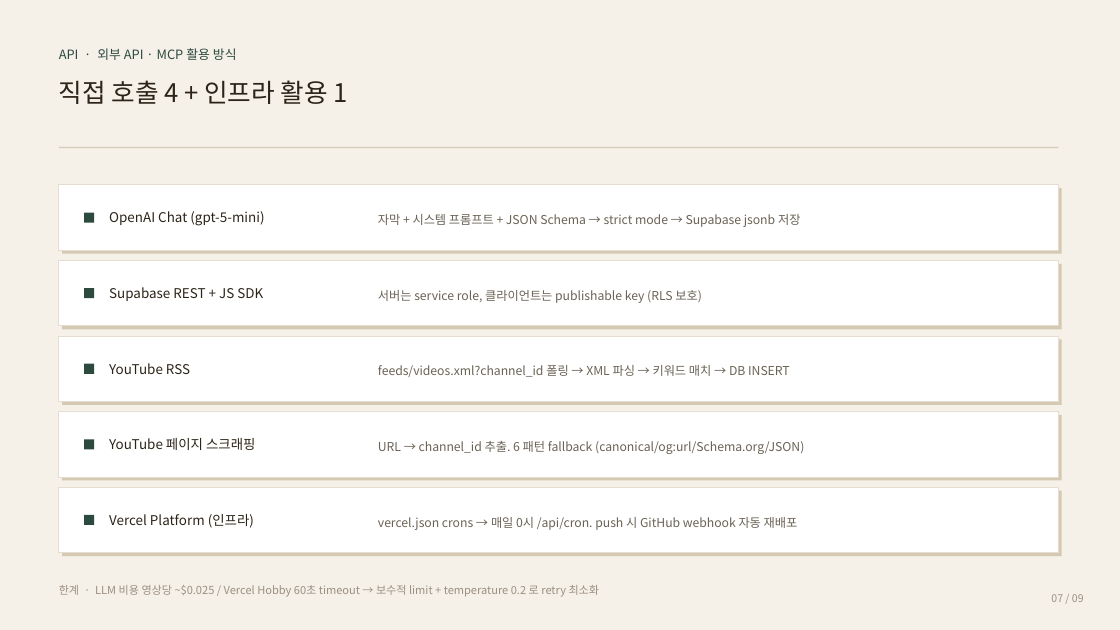
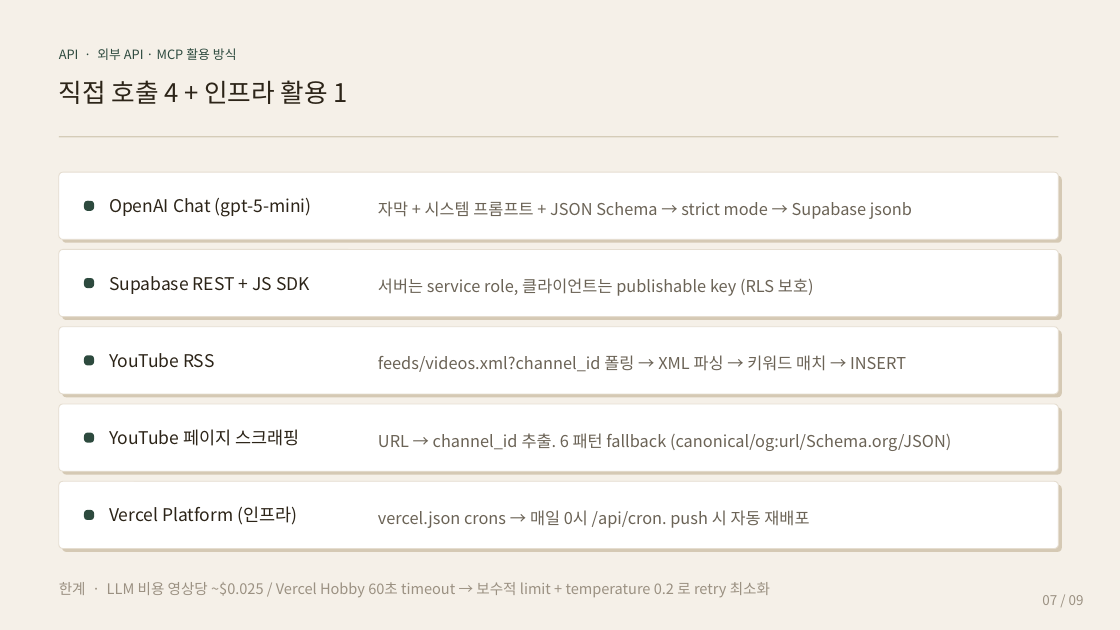
Before and after one commit to leeyongjoo9-rgb/tubebrief_mvp, a slide deck: slide 7 of 이용주-기말발표자료.pptx. Drawn at 1120x630 pixels with LibreOffice and Linux fonts; fonts in the diff are those of the drawing. Boxes give left, top, right and bottom in pixels: in the first picture for what was removed or moved away, otherwise in the second. Text is boxed around its words. In the diff, an @@ line names an element or a change of style, - is before the commit and + after.

Commit message:
design: PPTX 2차 수정 (4가지 주문 반영)
① 페이지 제목을 제외한 텍스트 30% 키움
- 카드 제목: 12.5→16, 본문: 11→14, row_card 라벨: 11.5→15
- 표지 한 줄 소개: 17→22, 발표자/링크: 11→14, 라벨: 8.5→11
- kicker: 10→13, 하단 한계: 9.5→12.5, 표 본문: 11→14
- 페이지 제목(영문 카테고리, 한국어 부제, 표지 TubeBrief)은 그대로

② 페이지 제목 구분선을 제목 바로 밑으로 (1.75→1.62)

③ 모든 박스를 둥근 모서리로 (corner_pct=0.06 통일)
- add_rect 기본을 rounded=True 로 변경
- add_card 의 본 카드 + 그림자 모두 ROUNDED_RECTANGLE
- 강의 칩, T 마크, kicker 강조 박스, 아이콘 정사각형 모두 둥글게
- divider 같이 얇은 라인만 rounded=False

④ 마지막 페이지(NEXT) 레이아웃 재배치
- 상단: 좌측 어려움+해결(3.4h) / 우측 결과 비교(3.4h)
- 하단: LIMITATION 박스(전체 폭 12.0, 1.65h)
- LIMITATION 도 박스 안에 위치, kicker + 3개 항목

```diff
--- a/이용주-기말발표자료.pptx
+++ b/이용주-기말발표자료.pptx
@@ rounded rectangle: place and size @@
-rounded rectangle at (59, 185, 1059, 250)
+rounded rectangle at (59, 172, 1059, 239)
@@ rectangle to rounded rectangle in 15 elements at (84, 510, 94, 520), (59, 481, 1059, 549), (62, 485, 1062, 552), (84, 433, 94, 443), (62, 408, 1062, 475), (59, 404, 1059, 471), (84, 355, 94, 365), (62, 330, 1062, 397), (59, 327, 1059, 394), (84, 278, 94, 288), (59, 250, 1059, 317), (62, 253, 1062, 320), (84, 201, 94, 211), (62, 176, 1062, 243), (59, 172, 1059, 239) @@
@@ 9 rounded rectangles, 5 texts, 1 rectangle: place and size @@
-9 rounded rectangles, 5 texts, 1 rectangle at (59, 147, 1062, 477)
+9 rounded rectangles, 5 texts, 1 rectangle at (59, 136, 1062, 471)
@@ size 11.5 to 15 pt in 5 elements at (109, 506, 297, 525), (109, 429, 299, 446), (109, 353, 214, 368), (109, 276, 310, 294), (109, 198, 312, 217) @@
@@ text "OpenAI Chat (gpt-5-mini)": place and size @@
-text "OpenAI Chat (gpt-5-mini)" at (109, 211, 264, 226)
+text "OpenAI Chat (gpt-5-mini)" at (109, 198, 312, 217)
@@ text at (378, 201, 912, 219): text changed; size 10.5 to 14 pt @@
-자막 + 시스템 프롬프트 + JSON Schema → strict mode → Supabase jsonb 저장
+자막 + 시스템 프롬프트 + JSON Schema → strict mode → Supabase jsonb
@@ text "서버는 service role, 클라이언트는 publishable ..." at (378, 278, 814, 296): size 10.5 to 14 pt @@
@@ text at (378, 355, 906, 372): text changed; size 10.5 to 14 pt @@
-feeds/videos.xml?channel_id 폴링 → XML 파싱 → 키워드 매치 → DB INSERT
+feeds/videos.xml?channel_id 폴링 → XML 파싱 → 키워드 매치 → INSERT
@@ 5 rounded rectangles: place and size @@
-5 rounded rectangles at (59, 415, 1062, 556)
+5 rounded rectangles at (59, 408, 1062, 552)
@@ text "URL → channel_id 추출. 6 ..." at (378, 433, 951, 451): size 10.5 to 14 pt @@
@@ text at (378, 510, 809, 528): text changed; size 10.5 to 14 pt @@
-vercel.json crons → 매일 0시 /api/cron. push 시 GitHub webhook 자동 재배포
+vercel.json crons → 매일 0시 /api/cron. push 시 자동 재배포
@@ text "한계 · LLM 비용 영상당 ..." at (59, 582, 770, 597): size 9.5 to 12.5 pt @@
@@ text "07 / 09" at (1042, 595, 1084, 605): size 9 to 11.5 pt @@
```
Also in this commit, not shown: 8 other slides changed, 1 other file.
